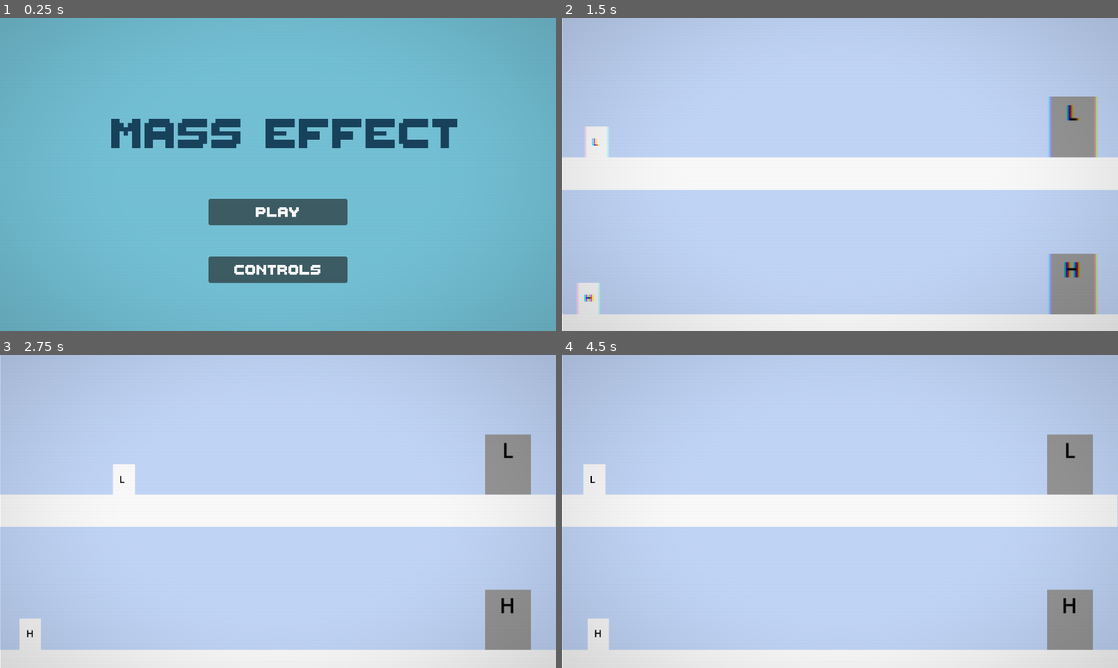
Above: before the commit, frames 1-4 (two rows, left to right).
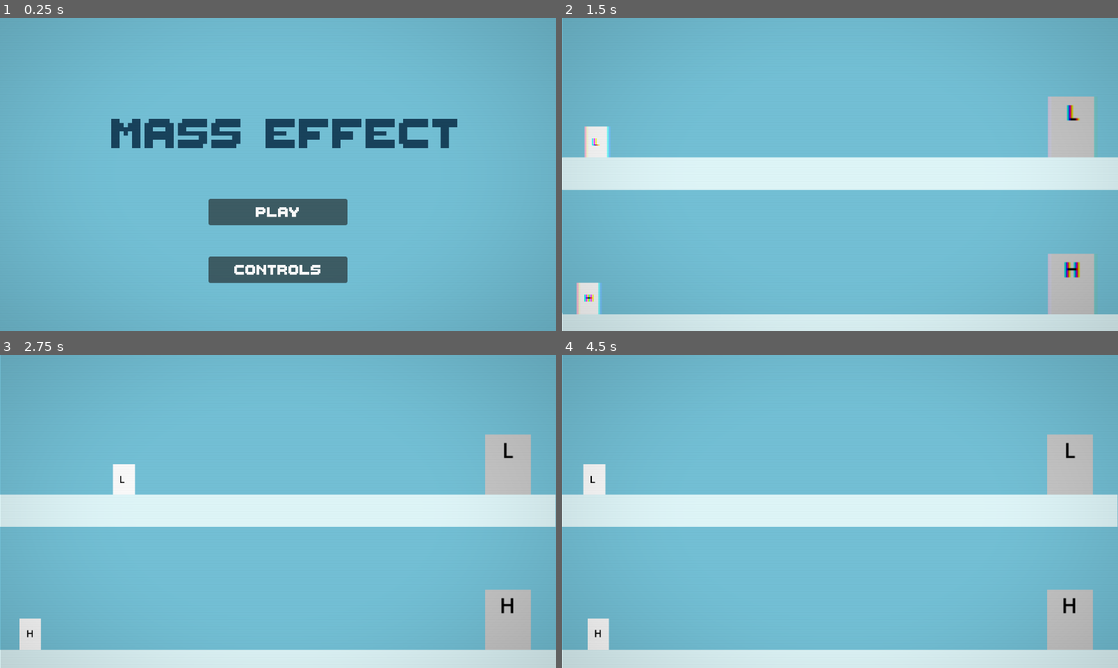
Above: after the commit, the same moments.

Repository: Protheek-1/mass-effect
Game: Godot game, scene res://title_screen.tscn
Two runs of this game, one before a commit and one after it. Both use one fixed random seed, a clock stepped at 60 frames per second and the inputs below.
Inputs (mouse positions are in pixels of both pictures, inside the frame that each line leads up to):
- Up to frame 1 (0.25 s): no input
- Up to frame 2 (1.5 s): click "PLAY" at 0.5 s; tap Enter at 1.25 s; move the mouse to (962, 158) at 1.27 s; hold Right (ui_right) from 1.28 s (still down); tap Space (swap_charectar) at 1.35 s; click (962, 158) at 1.42 s
- Up to frame 3 (2.75 s): tap W (jump) at 1.52 s; release Right (ui_right) at 2 s; drag from (166, 527) to (505, 621) at 2.02 s
- Up to frame 4 (4.5 s): move the mouse to (895, 442) at 2.77 s; hold Left (ui_left) 2.78-3.5 s; tap Keypad Enter at 2.85 s; drag from (812, 574) to (1067, 464) at 3.52 s; tap R (reset_level) at 4.25 s; move the mouse to (1006, 558) at 4.27 s; hold Right (ui_right) from 4.28 s (still down); tap Shift at 4.35 s

The runs differ from the first frame. In frame 2, 98% of the frame differs, in the area x 0-100%, y 0-100%; in frame 3, 98%; in frame 4, 98%.

Commit message:
changed a bunch of visuals also made a grid shader

Diff:
--- a/door.tscn
+++ b/door.tscn
@@ -12,7 +12,7 @@
 offset_left = -18.0
 offset_right = 17.0
 offset_bottom = 47.0
-color = Color(0.601223, 0.601223, 0.60122293, 1)
+color = Color(0.79199904, 0.79199916, 0.7919989, 1)
 
 [node name="CollisionShape2D" type="CollisionShape2D" parent="." unique_id=252522823]
 position = Vector2(-0.5, 23.25)
--- /dev/null
+++ b/grid.gdshader
@@ -0,0 +1,15 @@
+shader_type canvas_item;
+
+uniform float grid_spacing = 32;
+uniform float line_width = 0.01;
+uniform vec4 grid_color : source_color = vec4(0.05, 0.30, 0.35, 1.0);
+void fragment() {
+	vec2 grid = abs(
+		mod(UV * vec2(1280.0, 720), grid_spacing)
+		- grid_spacing * 0.5
+	);
+	float d = min(grid.x, grid.y);
+float aa = fwidth(d);
+float line = 1.0 - smoothstep(line_width - aa, line_width + aa, d);
+	COLOR = vec4(grid_color.rgb, line * 0.7);
+}
--- a/main.tscn
+++ b/main.tscn
@@ -4,11 +4,18 @@
 [ext_resource type="Script" uid="uid://dfv18ib4gcwta" path="res://main.gd" id="1_5vw27"]
 [ext_resource type="Shader" uid="uid://b5cepsx5pdx7i" path="res://main.gdshader" id="1_ig7tw"]
 [ext_resource type="PackedScene" uid="uid://v1700ihoo13t" path="res://heavy.tscn" id="2_1bvp3"]
+[ext_resource type="Shader" uid="uid://6qqpcocny3bu" path="res://grid.gdshader" id="2_4c57u"]
 [ext_resource type="PackedScene" uid="uid://bi4bq6mlrofga" path="res://door.tscn" id="2_7mycd"]
 [ext_resource type="Script" uid="uid://dh2x8bp37y1a2" path="res://door_manager.gd" id="2_272bh"]
 [ext_resource type="Script" uid="uid://ddfweg6ov2qeo" path="res://filter.gd" id="3_h2yge"]
 [ext_resource type="PackedScene" uid="uid://cmd3nt20uqo65" path="res://light.tscn" id="4_272bh"]
 [ext_resource type="FontFile" uid="uid://43666li6et7g" path="res://ThaleahFat.ttf" id="7_kek77"]
+
+[sub_resource type="ShaderMaterial" id="ShaderMaterial_c84w1"]
+shader = ExtResource("2_4c57u")
+shader_parameter/grid_spacing = 32.0
+shader_parameter/line_width = 2.0
+shader_parameter/grid_color = Color(0.05, 0.3, 0.35, 1)
 
 [sub_resource type="RectangleShape2D" id="RectangleShape2D_c84w1"]
 size = Vector2(2, 227)
@@ -38,14 +45,31 @@
 [node name="Main" type="Node2D" unique_id=455958899]
 script = ExtResource("1_5vw27")
 
-[node name="ColorRect" type="ColorRect" parent="." unique_id=1408265289]
+[node name="BackGround" type="ColorRect" parent="." unique_id=1408265289]
 z_index = -2
 offset_left = -521.0
 offset_top = -631.0
 offset_right = 18256.0
 offset_bottom = 11256.0
-color = Color(0.7717387, 0.8531009, 0.98742384, 1)
-metadata/_edit_lock_ = true
+color = Color(0.4627451, 0.76862746, 0.85490197, 1)
+metadata/_edit_lock_ = true
+
+[node name="Grid" type="ColorRect" parent="." unique_id=1220439984]
+visible = false
+material = SubResource("ShaderMaterial_c84w1")
+offset_left = -523.0
+offset_top = -614.0
+offset_right = 757.0
+offset_bottom = 106.0
+
+[node name="Grid2" type="ColorRect" parent="." unique_id=762729540]
+visible = false
+z_index = -1
+material = SubResource("ShaderMaterial_c84w1")
+offset_left = 757.0
+offset_top = -614.0
+offset_right = 2037.0
+offset_bottom = 106.0
 
 [node name="Camera2D" type="Camera2D" parent="." unique_id=1852099304 node_paths=PackedStringArray("player")]
 zoom = Vector2(0.75, 0.75)
@@ -132,6 +156,7 @@
 offset_top = 4.700012
 offset_right = 1351.3
 offset_bottom = 926.7
+color = Color(0.8897218, 0.98164004, 0.9924999, 1)
 
 [node name="DoorManager" type="Node" parent="." unique_id=2040377826]
 script = ExtResource("2_272bh")
@@ -241,6 +266,7 @@
 offset_top = 679.99994
 offset_right = 4059.9998
 offset_bottom = 926.7
+color = Color(0.8897218, 0.98164004, 0.9924999, 1)
 
 [node name="platform2" type="StaticBody2D" parent="Platforms" unique_id=2031237718]
 position = Vector2(267.99997, -81)
@@ -257,6 +283,7 @@
 offset_top = 679.99994
 offset_right = 1270.0
 offset_bottom = 926.7
+color = Color(0.8897218, 0.98164004, 0.9924999, 1)
 
 [node name="platform3" type="StaticBody2D" parent="Platforms" unique_id=2038555729]
 position = Vector2(505, -81)
@@ -273,6 +300,7 @@
 offset_top = 679.99994
 offset_right = 1340.0
 offset_bottom = 926.7
+color = Color(0.8897218, 0.98164004, 0.9924999, 1)
 
 [node name="platform4" type="StaticBody2D" parent="Platforms" unique_id=1403183374]
 position = Vector2(932, -73)
@@ -289,6 +317,7 @@
 offset_top = 679.99994
 offset_right = 1340.0
 offset_bottom = 926.7
+color = Color(0.8897218, 0.98164004, 0.9924999, 1)
 
 [node name="Heavy" parent="." unique_id=1903036429 instance=ExtResource("2_1bvp3")]
 position = Vector2(-191, 79)
--- a/title_screen.tscn
+++ b/title_screen.tscn
@@ -34,7 +34,7 @@
 layout_mode = 0
 offset_right = 821.0
 offset_bottom = 479.0
-color = Color(0.4622442, 0.76974624, 0.85339284, 1)
+color = Color(0.4627451, 0.76862746, 0.85490197, 1)
 
 [node name="Title" type="Label" parent="." unique_id=1866698828]
 layout_mode = 0
Not shown, added: grid.gdshader.uid
